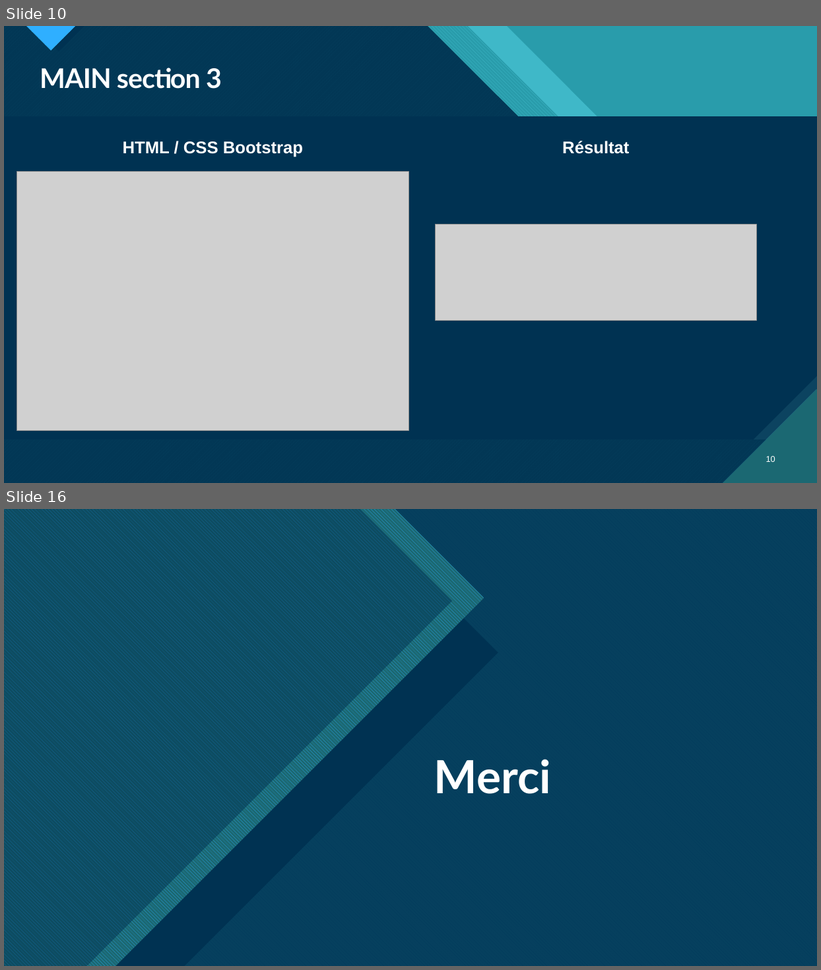
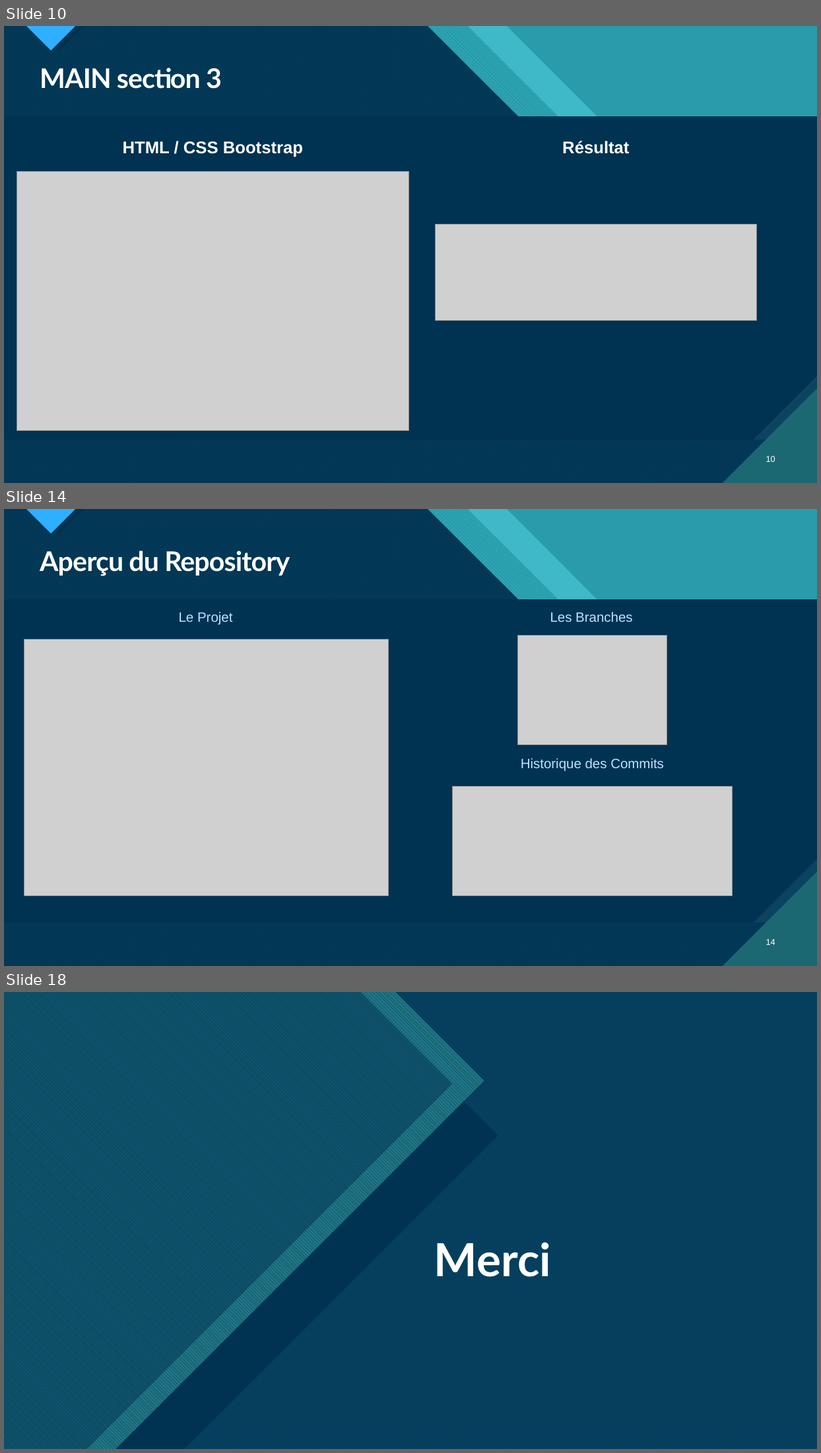
Before and after one commit to porteb/P2OC, a slide deck: Projet 2 OpenClassroms.pptm. Shown one above the other, each under a label of ours: slides 10 and 16 before the commit, slides 10, 14 and 18 after it; the slides between them are not shown. The pictures are 821x970 and 821x1453 pixels, drawn with LibreOffice and Linux fonts; fonts in the diff are those of the drawing; grey boxes stand for pictures. Boxes give left, top, right and bottom in pixels: in the first picture for what was removed or moved away, otherwise in the second. Text is boxed around its words. In the diff, an @@ line names an element or a change of style, - is before the commit and + after.

```diff
--- a/Projet 2 OpenClassroms.pptm
+++ b/Projet 2 OpenClassroms.pptm
@@ slide 14 added at [4,509,817,966], background #47C3D3; not listed: 18 template elements that a slide beside it also shows @@
@@ title added at [40,551,290,576], 32 pt, text #FFFFFF, bold @@
+Aperçu du Repository
@@ text added at [179,612,232,625], 16 pt, text #BAE4FF @@
+Le Projet
@@ text added at [550,612,633,622], 16 pt, text #BAE4FF @@
+Les Branches
@@ picture added at [24,640,388,896] @@
@@ picture added at [518,635,668,745] @@
@@ text added at [521,758,664,772], 16 pt, text #BAE4FF @@
+Historique des Commits
@@ picture added at [453,787,733,896] @@
@@ page number added at [766,939,776,945], 10 pt, text #FFFFFF @@
+14
@@ what was slide 16 is now slide 18 @@
```
Also in this commit, not shown: 3 slides changed, 4 other slides added, 3 slides removed, 1 other file.
